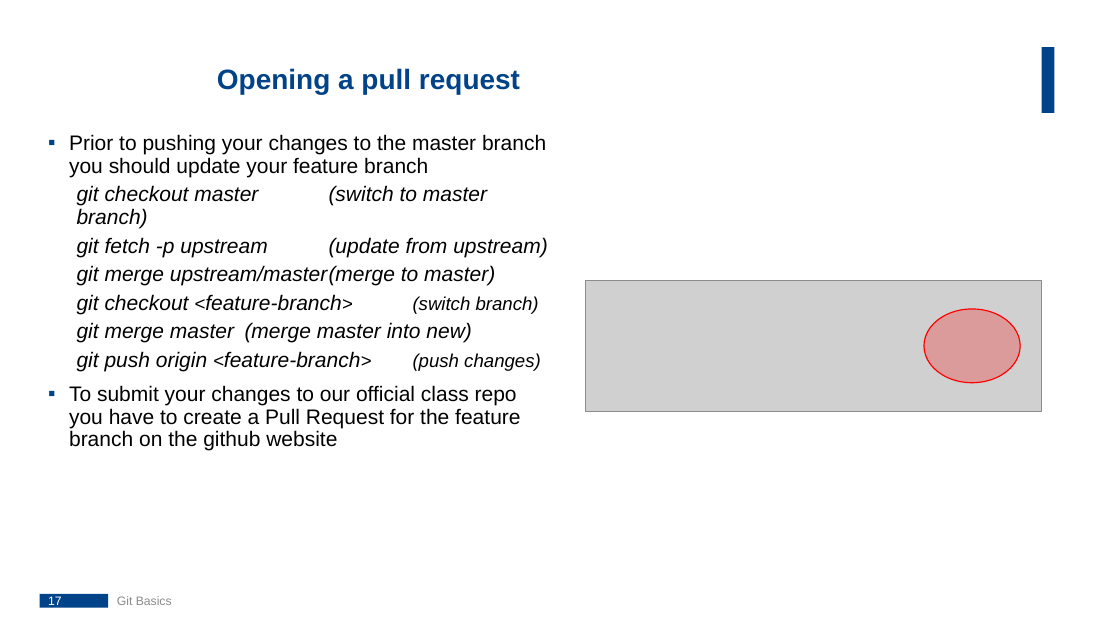
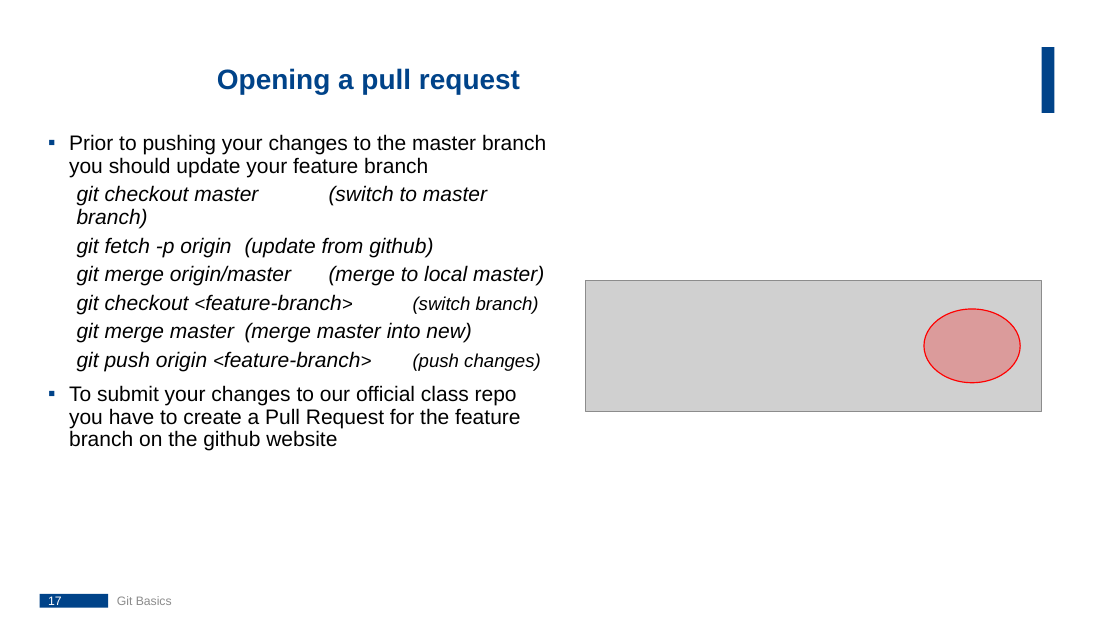
Before and after one commit to NikoStein/klausurtagung2020, a slide deck: slide 17 of 01_Version Control.pptx. Drawn at 1120x630 pixels with LibreOffice and Linux fonts; fonts in the diff are those of the drawing; grey boxes stand for pictures; background and template pictures are left out. Boxes give left, top, right and bottom in pixels: in the first picture for what was removed or moved away, otherwise in the second. Text is boxed around its words. In the diff, an @@ line names an element or a change of style, - is before the commit and + after.

Commit message:
update slides

```diff
--- a/01_Version Control.pptx
+++ b/01_Version Control.pptx
@@ text at (77, 237, 544, 286): text changed @@
-  git fetch -p upstream (update from upstream)
-  git merge upstream/master (merge to master)
+  git fetch -p origin (update from github)
+  git merge origin/master (merge to local master)
```
